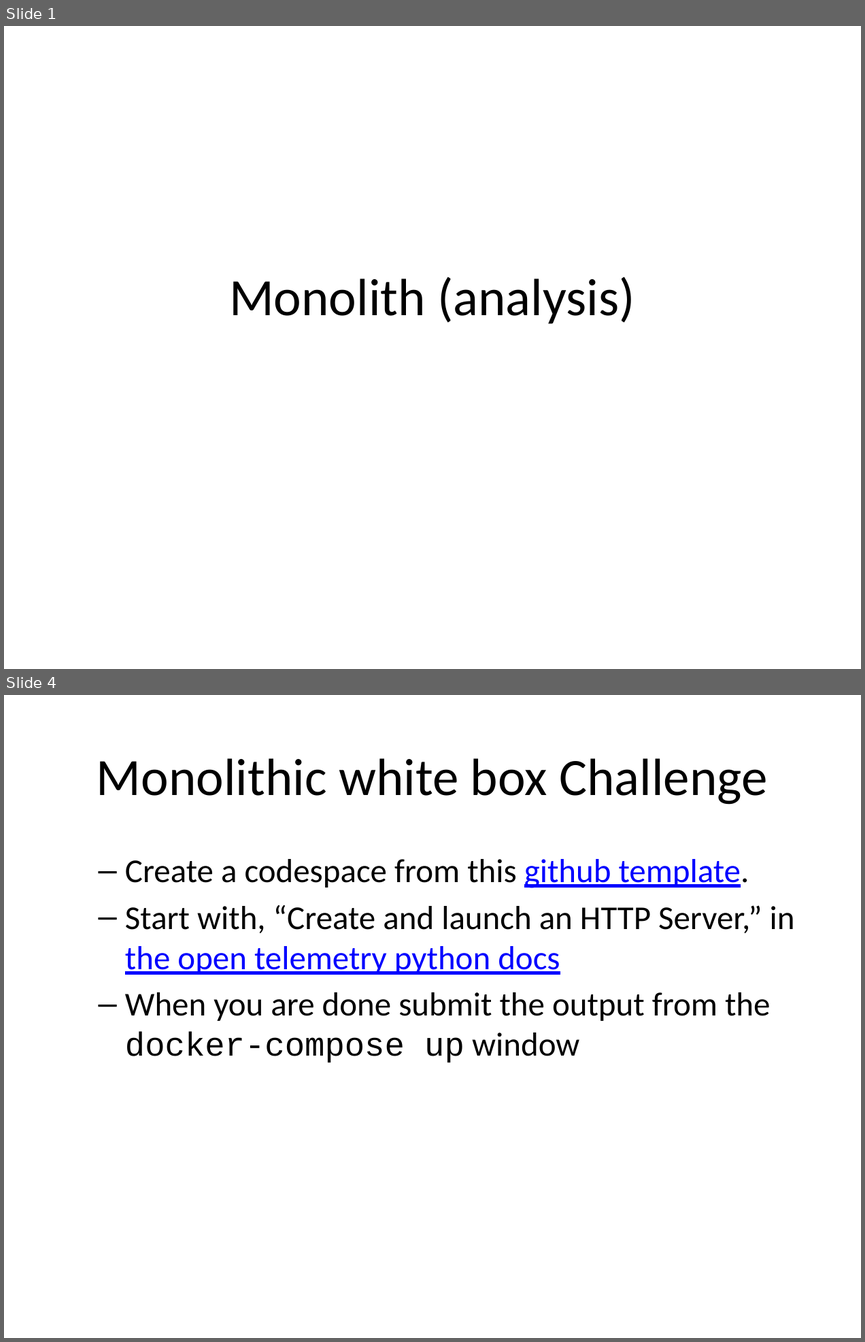
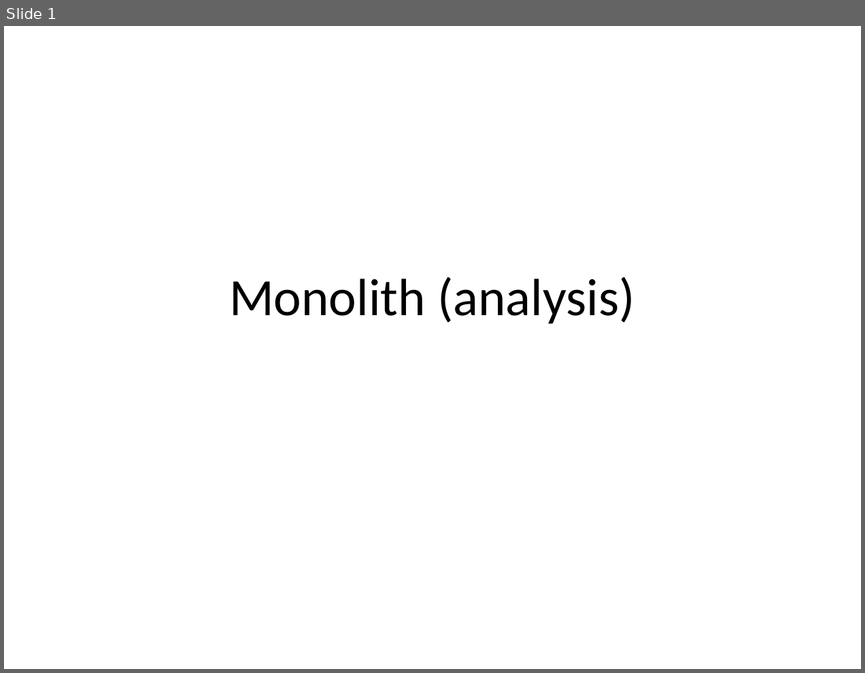
Before and after one commit to rhildred/INFO8985, a slide deck: monolith_analysis/slides.pptx. Shown one above the other, each under a label of ours: slides 1 and 4 before the commit, slide 1 after it; the slides between them are not shown. The pictures are 865x1342 and 865x673 pixels, drawn with LibreOffice and Linux fonts; fonts in the diff are those of the drawing. Boxes give left, top, right and bottom in pixels: in the first picture for what was removed or moved away, otherwise in the second. Text is boxed around its words. In the diff, an @@ line names an element or a change of style, - is before the commit and + after.

```diff
--- a/monolith_analysis/slides.pptx
+++ b/monolith_analysis/slides.pptx
@@ slide 4 removed at [4, 695, 861, 1338], background #FFFFFF @@
@@ title removed at [96, 758, 767, 804] @@
-Monolithic white box Challenge
@@ text removed at [125, 859, 795, 1063] @@
-  – Create a codespace from this github template.
-  – Start with, “Create and launch an HTTP Server,” in the open telemetry python docs
-  – When you are done submit the output from the docker-compose up window
```
Also in this commit, not shown: 1 slide changed, 6 slides added, 2 other slides removed, 16 other files.
